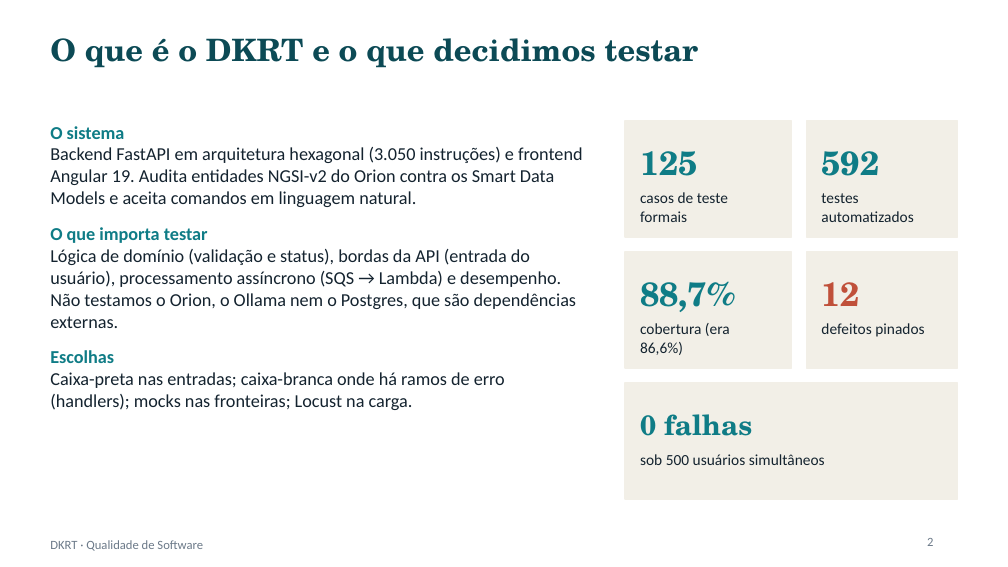
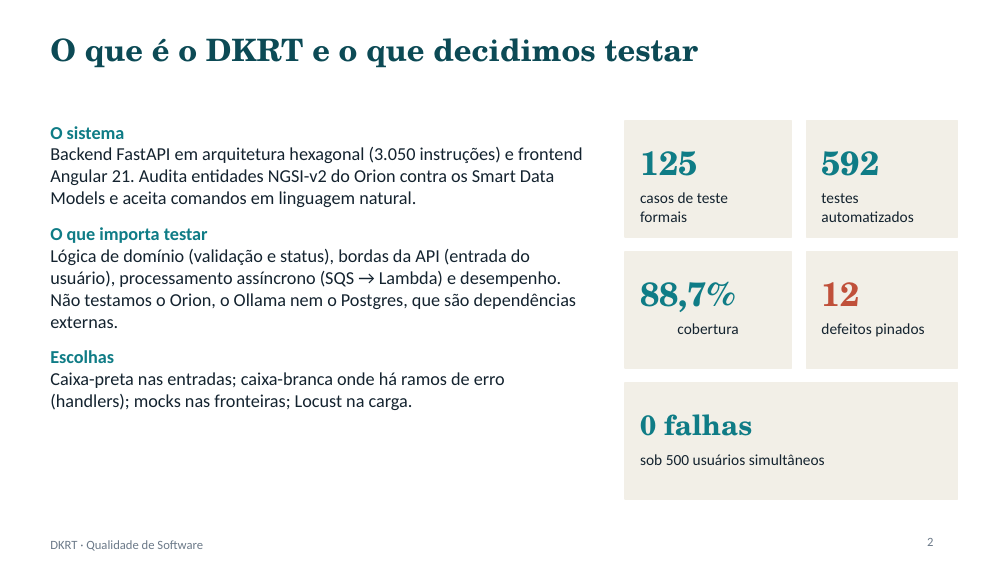
Before and after one commit to TCC-CEFSA-DKRT/TCC_DKRT, a slide deck: slide 2 of docs/qualidade/Apresentacao-Qualidade-Software-DKRT.pptx. Drawn at 1008x567 pixels with LibreOffice and Linux fonts; fonts in the diff are those of the drawing. Boxes give left, top, right and bottom in pixels: in the first picture for what was removed or moved away, otherwise in the second. Text is boxed around its words. In the diff, an @@ line names an element or a change of style, - is before the commit and + after.

```diff
--- a/docs/qualidade/Apresentacao-Qualidade-Software-DKRT.pptx
+++ b/docs/qualidade/Apresentacao-Qualidade-Software-DKRT.pptx
@@ text at bbox=[50, 147, 583, 207]: text changed @@
-Backend FastAPI em arquitetura hexagonal (3.050 instruções) e frontend Angular 19. Audita entidades NGSI-v2 do Orion contra os Smart Data Models e aceita comandos em linguagem natural.
+Backend FastAPI em arquitetura hexagonal (3.050 instruções) e frontend Angular 21. Audita entidades NGSI-v2 do Orion contra os Smart Data Models e aceita comandos em linguagem natural.
@@ text at bbox=[677, 323, 738, 334]: text changed @@
-cobertura (era 86,6%)
+cobertura
```
Also in this commit, not shown: 12 other slides changed, 2 slides added, 4 other files.
